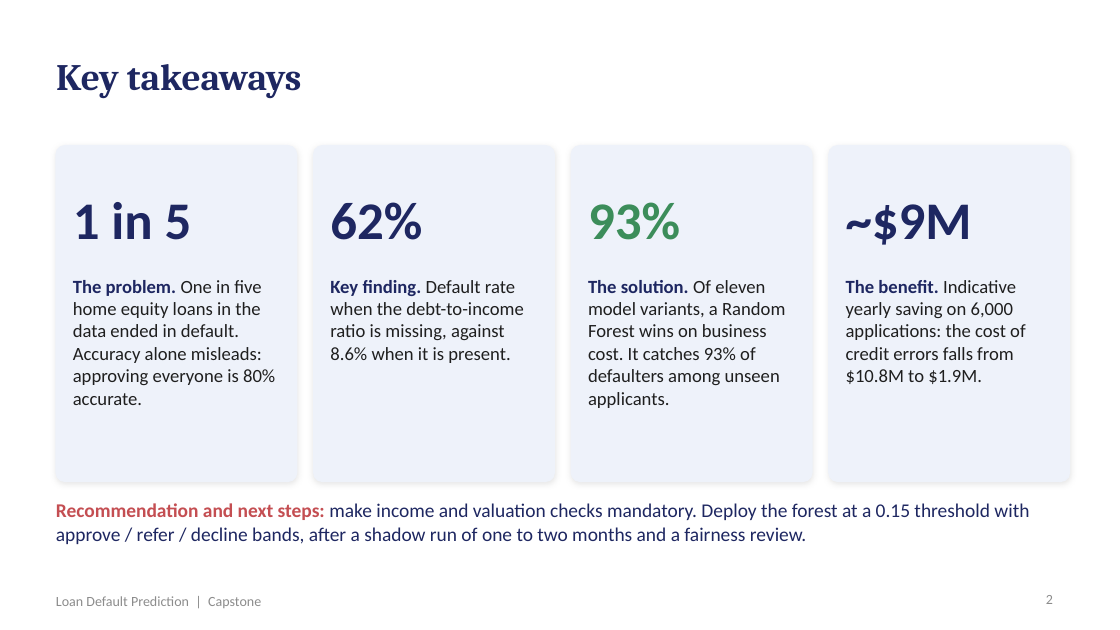
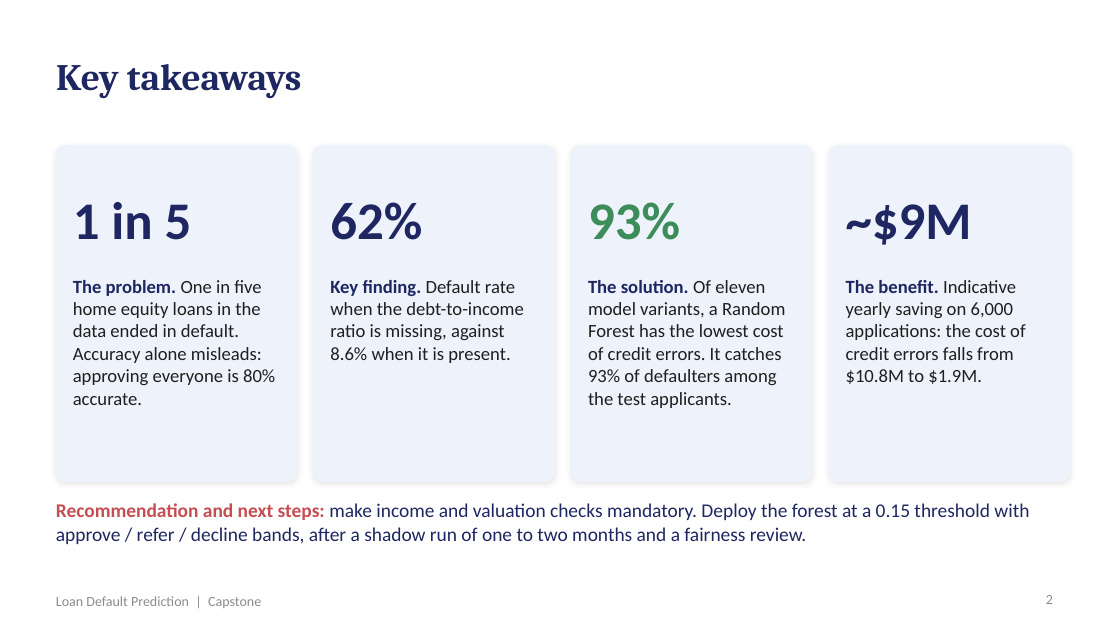
Before and after one commit to shubham1891/Personal-code, a slide deck: slide 2 of presentation/Loan_Default_Prediction_Presentation.pptx. Drawn at 1120x630 pixels with LibreOffice and Linux fonts; fonts in the diff are those of the drawing. Boxes give left, top, right and bottom in pixels: in the first picture for what was removed or moved away, otherwise in the second. Text is boxed around its words. In the diff, an @@ line names an element or a change of style, - is before the commit and + after.

```diff
--- a/presentation/Loan_Default_Prediction_Presentation.pptx
+++ b/presentation/Loan_Default_Prediction_Presentation.pptx
@@ text at box(588, 280, 785, 408): text changed @@
-The solution. Of eleven model variants, a Random Forest wins on business cost. It catches 93% of defaulters among unseen applicants.
+The solution. Of eleven model variants, a Random Forest has the lowest cost of credit errors. It catches 93% of defaulters among the test applicants.
```
Also in this commit, not shown: 5 other slides changed, 6 other files.
